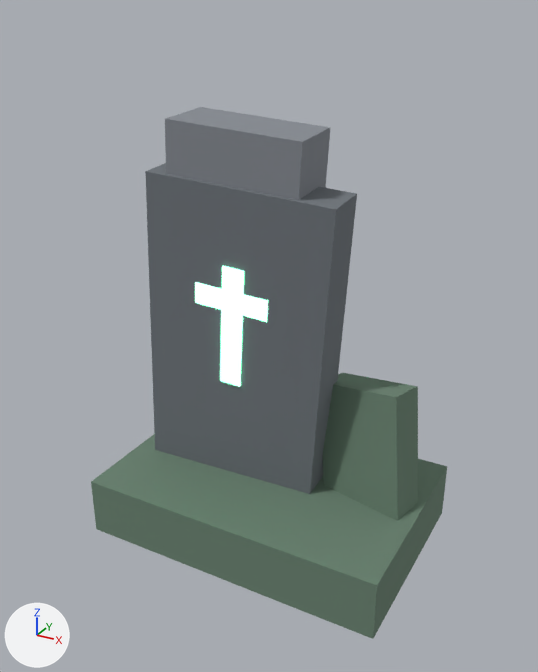
The glTF model assets/models/outdoor/outdoor_gravestone.glb as it was, and as the next commit left it.
Before and after are seen from a camera (50 mm lens) standing at (1.15, -2.12, 1.86) and looking at (0.01, -0.04, 0.81). The axes (+X, +Y, +Z) are drawn at lower left. The lights are the same throughout. The picture after the commit comes second. Vertices at exactly the same position are counted once.

Names of what the first picture shows: 'Outdoor_Gravestone'.
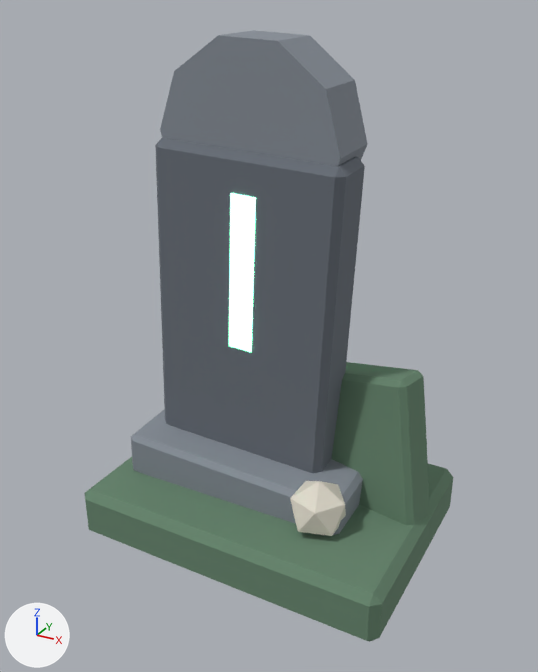
What differs and where, as boxes [x1, y1, x2, y2] in the pictures (538 x 672 px; the box of a moved part takes in the faces that stretch with it):
'Outdoor_Gravestone', reshaped (15% taller)
    before: [91, 107, 447, 639]
    after: [85, 30, 453, 642]
part 1 of me_outdoor_gravestone, moved or reshaped
    before: [220, 266, 244, 387]
    after: [229, 193, 256, 352]
part 2 of me_outdoor_gravestone, moved or reshaped (not visible afterwards)
    before: [195, 282, 268, 322]
part 3 of me_outdoor_gravestone, added (pale yellow)
    after: [290, 481, 346, 536]
part 4 of me_outdoor_gravestone, rebuilt
    before: [145, 163, 357, 494]
    after: [155, 138, 365, 473]
part 5 of me_outdoor_gravestone, rebuilt (25% wider, 46% taller)
    before: [165, 107, 331, 200]
    after: [160, 30, 368, 166]
part 6 of me_outdoor_gravestone, rebuilt
    before: [91, 434, 447, 639]
    after: [85, 457, 453, 642]
part 7 of me_outdoor_gravestone, rebuilt
    before: [323, 373, 418, 521]
    after: [332, 362, 431, 529]
part 8 of me_outdoor_gravestone, added
    after: [131, 409, 363, 535]

What the commit changed:
Material 'PS1_Bone' (mat_ps1_bone) is new.
Its base color is (0.76, 0.71, 0.61) (pale yellow #e2dbcd).
Its roughness is 0.85.
me_outdoor_gravestone is used by ob_outdoor_gravestone; location (0.0, 0.0, 0.0).
me_outdoor_gravestone had 48 vertices, 72 faces and spanned x -0.57..0.57, y -0.38..0.38, z 0.0..1.55.
me_outdoor_gravestone now has 144 vertices, 256 faces and spans x -0.6..0.6, y -0.42..0.42, z 0.0..1.79.
me_outdoor_gravestone part 1: the loose piece of 8 vertices spanning x -0.17..-0.05, y -0.12..0.12, z 0.62..1.08 is scaled about its middle by (1.08, 1.14, 1.22), then moved by (0.05, 0.01, 0.2).
me_outdoor_gravestone part 2: the loose piece of 8 vertices spanning x -0.26..0.04, y -0.11..0.11, z 0.89..1.01 is scaled about its middle by (1.22, 1.14, 1.1), then moved by (0.05, 0.01, 0.23).
me_outdoor_gravestone part 3: a new loose piece, an icosphere of 20 faces spanning x 0.18..0.38, y -0.27..-0.09, z 0.17..0.39, in mat_ps1_bone (pale yellow #e2dbcd).
me_outdoor_gravestone part 4: the loose piece of 8 vertices spanning x -0.51..0.27, y -0.14..0.14, z 0.07..1.37 is rebuilt with 24 vertices and now spans x -0.45..0.29, y -0.13..0.13, z 0.28..1.48.
me_outdoor_gravestone part 5: the loose piece of 8 vertices spanning x -0.36..0.16, y -0.13..0.13, z 1.15..1.55 is rebuilt with 20 vertices and now spans x -0.37..0.27, y -0.1..0.14, z 1.17..1.79.
me_outdoor_gravestone part 6: the loose piece of 8 vertices spanning x -0.57..0.57, y -0.38..0.38, z 0.0..0.22 is rebuilt with 24 vertices and now spans x -0.6..0.6, y -0.42..0.42, z 0.0..0.2.
me_outdoor_gravestone part 7: the loose piece of 8 vertices spanning x 0.15..0.57, y -0.06..0.22, z 0.03..0.67 is rebuilt with 24 vertices and now spans x 0.16..0.6, y -0.03..0.23, z 0.04..0.72.
me_outdoor_gravestone part 8: a new loose piece of 24 vertices spanning x -0.53..0.37, y -0.22..0.22, z 0.14..0.38, in mat_ps1_stonelight (grey #868e97).
me_outdoor_gravestone gains material mat_ps1_bone (pale yellow #e2dbcd).
